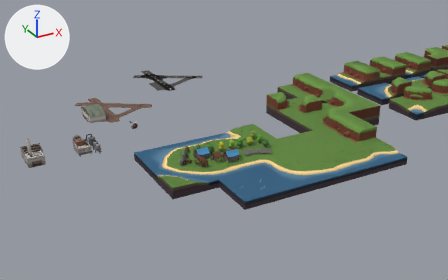
Before and after pictures for a commit that changed the Blender file quadset.blend.
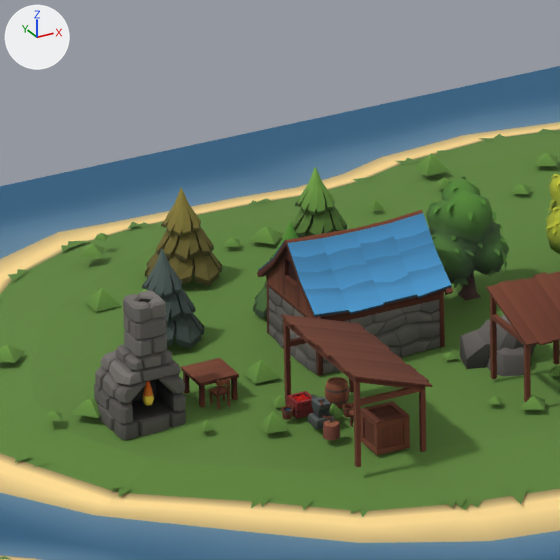
Each version appears first from a 50 mm camera at (-37.3, -92.7, 44.4) aimed at (8.4, -9.5, 2.8), and next in a close-up on the part from 38% to 49% of the width and 46% to 63% of the height. Every picture has the same lights, and +X, +Y and +Z are marked at upper left.

The first close-up shows 'Fireplace', 'firtree-1.002', 'firtree-1.003', 'house-01', 'leaftree-large-1.003', 'rock-1.001', 't-gwgw-1', 't-gwwg-1', 't-gwwg-1.001', 't-gwww-2', 'wooden-canopy-1', 'wooden-canopy-1.001'.
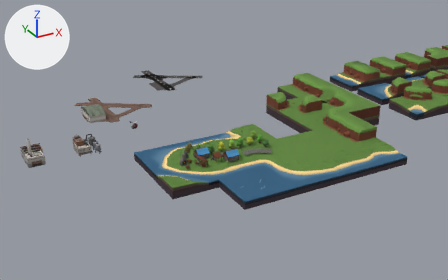
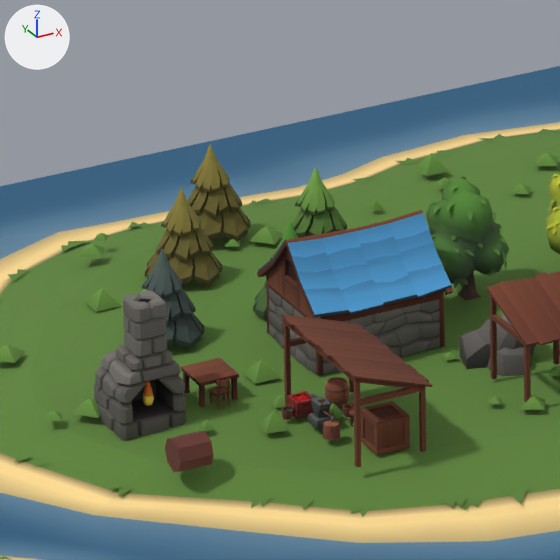
What differs and where, as boxes (x1, y1, x2, y2) in the close-ups (560 x 560 px):
'firtree-1.005', added (brown)
    after: (188, 145, 250, 242)
'Cylinder.001', added (brown)
    after: (165, 431, 214, 472)

What the commit changed:
Mesh me_cylinder_008 is new.
It is an 8-sided cylinder along x spanning x -0.25..0.25, y -0.25..0.25, z -0.25..0.25.
It uses material mat_material (picture img_palette_png).
Object 'firtree-1.005' (ob_firtree_1_005) is new; it shows me_cylinder_002.
Its location is (4.52, -4.27, 0.0).
Object 'Cylinder.001' (ob_cylinder_001) is new; it shows me_cylinder_008.
Its location is (0.95, -10.99, 0.18).
